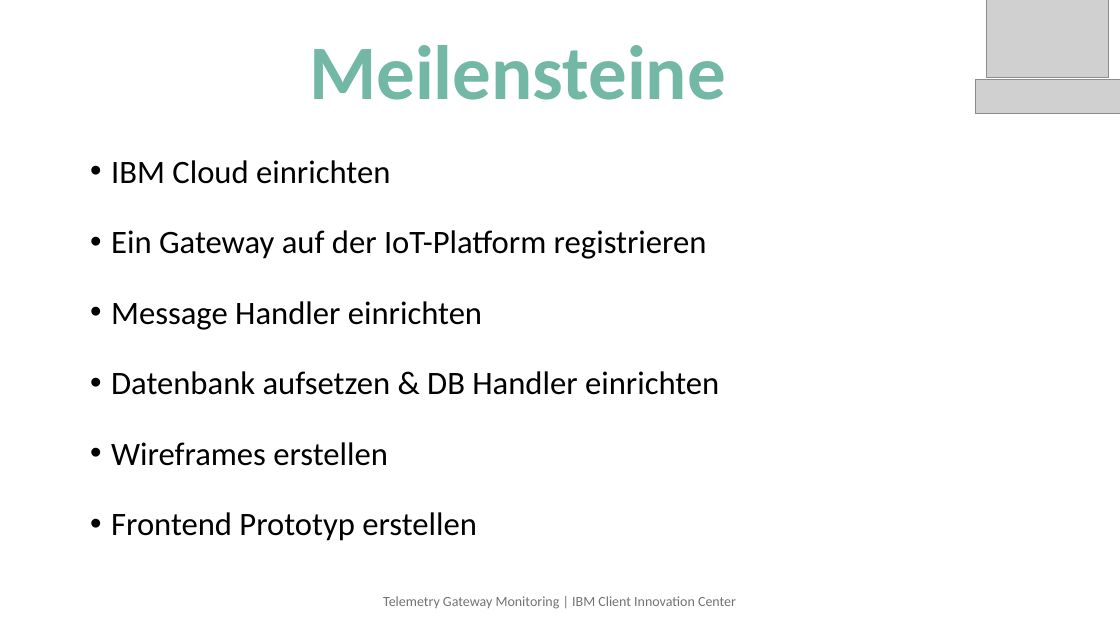
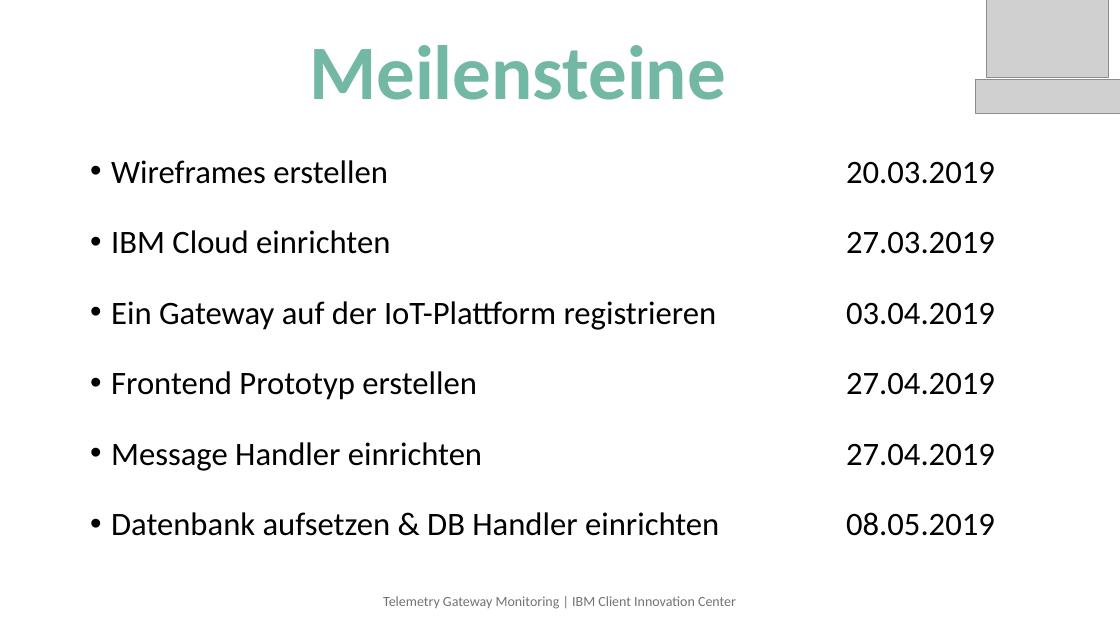
Before and after one commit to telemetry-gateway-monitoring/tgm-ibm, a slide deck: slide 10 of Telemetry Gateway Monitoring.pptx. Drawn at 1120x630 pixels with LibreOffice and Linux fonts; fonts in the diff are those of the drawing; grey boxes stand for pictures. Boxes give left, top, right and bottom in pixels: in the first picture for what was removed or moved away, otherwise in the second. Text is boxed around its words. In the diff, an @@ line names an element or a change of style, - is before the commit and + after.

```diff
--- a/Telemetry Gateway Monitoring.pptx
+++ b/Telemetry Gateway Monitoring.pptx
@@ text at (111,160,995,536): text changed @@
-• IBM Cloud einrichten
-• Ein Gateway auf der IoT-Platform registrieren
-• Message Handler einrichten
-• Datenbank aufsetzen & DB Handler einrichten
-• Wireframes erstellen
-• Frontend Prototyp erstellen
+• Wireframes erstellen 20.03.2019
+• IBM Cloud einrichten 27.03.2019
+• Ein Gateway auf der IoT-Plattform registrieren 03.04.2019
+• Frontend Prototyp erstellen 27.04.2019
+• Message Handler einrichten 27.04.2019
+• Datenbank aufsetzen & DB Handler einrichten 08.05.2019
```
Also in this commit, not shown: 1 other slide changed.
